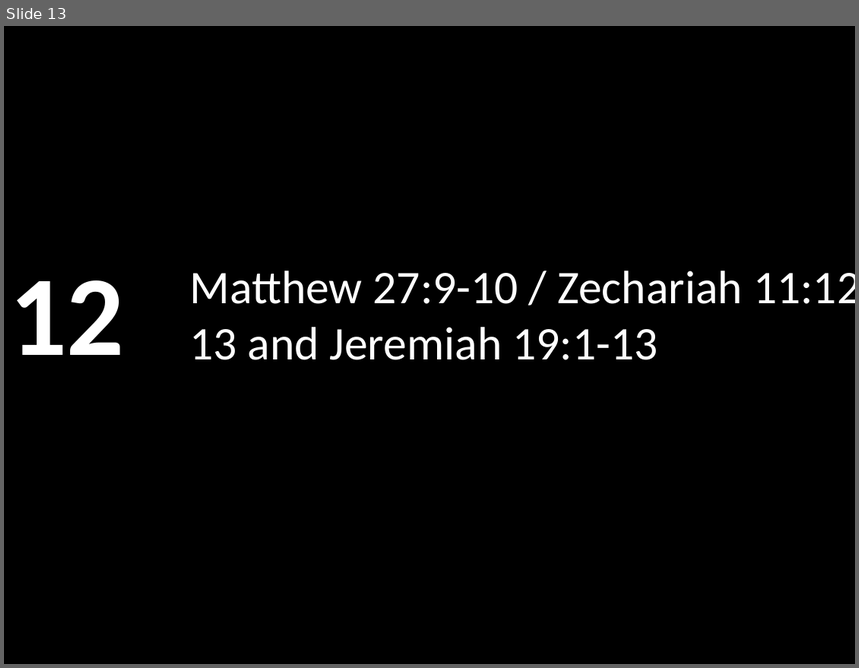
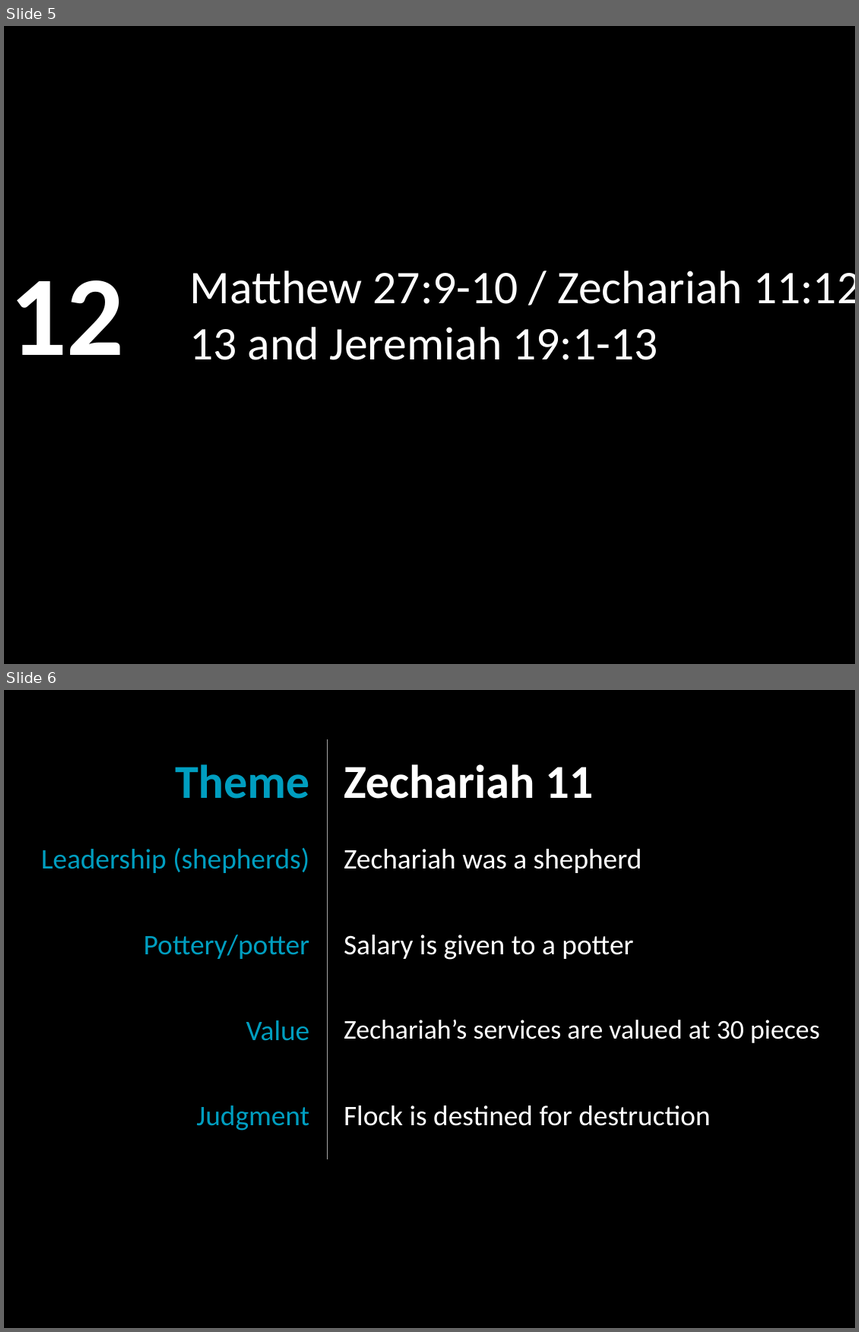
Before and after one commit to LukeMurphey/Ai1L, a slide deck: companion-website/public/files/19. Out of Context I Called My Prophecy.pptx. Shown one above the other, each under a label of ours: slide 13 before the commit, slides 5 and 6 after it. The pictures are 859x668 and 859x1332 pixels, drawn with LibreOffice and Linux fonts; fonts in the diff are those of the drawing. Boxes give left, top, right and bottom in pixels: in the first picture for what was removed or moved away, otherwise in the second. Text is boxed around its words. In the diff, an @@ line names an element or a change of style, - is before the commit and + after.

```diff
--- a/companion-website/public/files/19. Out of Context I Called My Prophecy.pptx
+++ b/companion-website/public/files/19. Out of Context I Called My Prophecy.pptx
@@ slide 6 added at (x1=4, y1=690, x2=855, y2=1328), background #000000 @@
@@ table added at (x1=14, y1=739, x2=844, y2=1157), 5 rows, 2 columns @@
+Theme | Zechariah 11
+Leadership (shepherds) | Zechariah was a shepherd
+Pottery/potter | Salary is given to a potter
+Value | Zechariah’s services are valued at 30 pieces
+Judgment | Flock is destined for destruction
@@ what was slide 13 is now slide 5 @@
```
Also in this commit, not shown: 4 other slides added.
